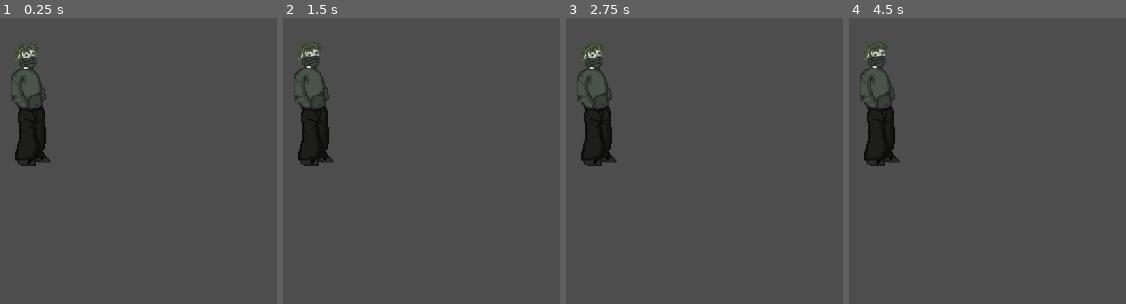
Above: before the commit, frames 1-4 (left to right).
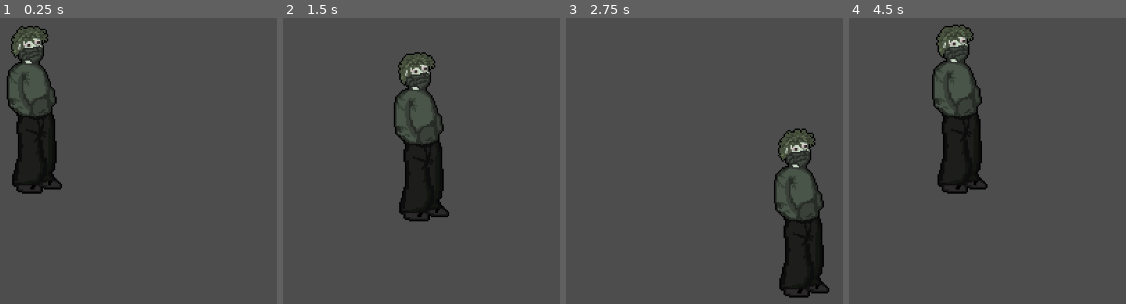
Above: after the commit, the same moments.

Repository: titoCo12/necro-proyecto-riss
Game: Godot game, scene res://scenes/overworld.tscn
The game is run twice, just before and just after one commit, with the same random seed, the same clock (stepped at 60 frames per second) and the same inputs.
Inputs:
- Up to frame 1 (0.25 s): no input
- Up to frame 2 (1.5 s): hold Right (ui_right) 0.53-1.28 s; hold Down (ui_down) from 1.28 s (still down)
- Up to frame 3 (2.75 s): release Down (ui_down) at 2.03 s; hold Right (ui_right) from 2.03 s (still down)
- Up to frame 4 (4.5 s): release Right (ui_right) at 2.78 s; hold Up (ui_up) 2.78-3.53 s; hold Left (ui_left) from 3.53 s (still down)

The runs differ from the first frame. In frame 1, 4.3% of the frame differs, in the area x 2-23%, y 2-62%; in frame 2, 8.5%; in frame 3, 8.5%; in frame 4, 8.6%, in the area x 3-51%, y 2-62%.

Commit message:
se mueve jijijuju

Diff:
--- a/scenes/necro.tscn
+++ b/scenes/necro.tscn
@@ -1,40 +1,149 @@
-[gd_scene load_steps=6 format=3 uid="uid://degryykid6pjq"]
+[gd_scene load_steps=20 format=3 uid="uid://degryykid6pjq"]
 
-[ext_resource type="Texture2D" uid="uid://dcvv2tvxd4ojl" path="res://assets/necro/idle/necro-right-idle-0.png" id="1_krnip"]
-[ext_resource type="Texture2D" uid="uid://bl41tdnci71vy" path="res://assets/necro/idle/necro-right-idle-1.png" id="2_g2cup"]
-[ext_resource type="Texture2D" uid="uid://1ryfd5liw28l" path="res://assets/necro/idle/necro-right-idle-2.png" id="3_sn2tk"]
+[ext_resource type="Script" path="res://scripts/necro.gd" id="1_2bt41"]
+[ext_resource type="Texture2D" uid="uid://612j1777i3aw" path="res://assets/Necro/Sheets/Necro-R-Idle-Sheet-50x130.png" id="2_g2oyl"]
+[ext_resource type="Texture2D" uid="uid://bo4yt0r4t6qfj" path="res://assets/Necro/Sheets/Necro-L-Idle-Sheet-50x130.png" id="2_gehd7"]
+[ext_resource type="Texture2D" uid="uid://bf551u1yaoirw" path="res://assets/Necro/Sheets/Necro-L-Walking-Sheet-55x122.png" id="4_7cds0"]
+[ext_resource type="Texture2D" uid="uid://no5rcovgcotq" path="res://assets/Necro/Sheets/Necro-R-Walking-Sheet-55x122.png" id="5_mrlw1"]
+
+[sub_resource type="AtlasTexture" id="AtlasTexture_fpn7a"]
+atlas = ExtResource("2_gehd7")
+region = Rect2(0, 0, 50, 130)
+
+[sub_resource type="AtlasTexture" id="AtlasTexture_6cg8v"]
+atlas = ExtResource("2_gehd7")
+region = Rect2(50, 0, 50, 130)
+
+[sub_resource type="AtlasTexture" id="AtlasTexture_ip704"]
+atlas = ExtResource("2_gehd7")
+region = Rect2(100, 0, 50, 130)
+
+[sub_resource type="AtlasTexture" id="AtlasTexture_hkpym"]
+atlas = ExtResource("2_gehd7")
+region = Rect2(150, 0, 50, 130)
+
+[sub_resource type="AtlasTexture" id="AtlasTexture_lcx11"]
+atlas = ExtResource("2_g2oyl")
+region = Rect2(0, 0, 50, 130)
+
+[sub_resource type="AtlasTexture" id="AtlasTexture_6vaa2"]
+atlas = ExtResource("2_g2oyl")
+region = Rect2(50, 0, 50, 130)
+
+[sub_resource type="AtlasTexture" id="AtlasTexture_ne7os"]
+atlas = ExtResource("2_g2oyl")
+region = Rect2(100, 0, 50, 130)
+
+[sub_resource type="AtlasTexture" id="AtlasTexture_bqwd0"]
+atlas = ExtResource("2_g2oyl")
+region = Rect2(150, 0, 50, 130)
+
+[sub_resource type="AtlasTexture" id="AtlasTexture_pagwc"]
+atlas = ExtResource("4_7cds0")
+region = Rect2(0, 0, 55, 122)
+
+[sub_resource type="AtlasTexture" id="AtlasTexture_34xb2"]
+atlas = ExtResource("4_7cds0")
+region = Rect2(55, 0, 55, 122)
+
+[sub_resource type="AtlasTexture" id="AtlasTexture_05etm"]
+atlas = ExtResource("5_mrlw1")
+region = Rect2(0, 0, 55, 122)
+
+[sub_resource type="AtlasTexture" id="AtlasTexture_y8q7y"]
+atlas = ExtResource("5_mrlw1")
+region = Rect2(55, 0, 55, 122)
 
 [sub_resource type="SpriteFrames" id="SpriteFrames_klls2"]
 animations = [{
+"frames": [],
+"loop": true,
+"name": &"Idle-D",
+"speed": 5.0
+}, {
 "frames": [{
 "duration": 1.0,
-"texture": ExtResource("1_krnip")
+"texture": SubResource("AtlasTexture_fpn7a")
 }, {
 "duration": 1.0,
-"texture": ExtResource("2_g2cup")
+"texture": SubResource("AtlasTexture_6cg8v")
 }, {
 "duration": 1.0,
-"texture": ExtResource("3_sn2tk")
+"texture": SubResource("AtlasTexture_ip704")
 }, {
 "duration": 1.0,
-"texture": ExtResource("2_g2cup")
+"texture": SubResource("AtlasTexture_hkpym")
 }],
 "loop": true,
-"name": &"idle",
+"name": &"Idle-L",
 "speed": 4.0
+}, {
+"frames": [{
+"duration": 1.0,
+"texture": SubResource("AtlasTexture_lcx11")
+}, {
+"duration": 1.0,
+"texture": SubResource("AtlasTexture_6vaa2")
+}, {
+"duration": 1.0,
+"texture": SubResource("AtlasTexture_ne7os")
+}, {
+"duration": 1.0,
+"texture": SubResource("AtlasTexture_bqwd0")
+}],
+"loop": true,
+"name": &"Idle-R",
+"speed": 4.0
+}, {
+"frames": [],
+"loop": true,
+"name": &"Idle-U",
+"speed": 5.0
+}, {
+"frames": [],
+"loop": true,
+"name": &"Walking-D",
+"speed": 5.0
+}, {
+"frames": [{
+"duration": 1.0,
+"texture": SubResource("AtlasTexture_pagwc")
+}, {
+"duration": 1.0,
+"texture": SubResource("AtlasTexture_34xb2")
+}],
+"loop": true,
+"name": &"Walking-L",
+"speed": 2.0
+}, {
+"frames": [{
+"duration": 1.0,
+"texture": SubResource("AtlasTexture_05etm")
+}, {
+"duration": 1.0,
+"texture": SubResource("AtlasTexture_y8q7y")
+}],
+"loop": true,
+"name": &"Walking-R",
+"speed": 2.0
+}, {
+"frames": [],
+"loop": true,
+"name": &"Walking-U",
+"speed": 5.0
 }]
 
 [sub_resource type="RectangleShape2D" id="RectangleShape2D_sq1rf"]
-size = Vector2(31, 110)
+size = Vector2(30.5, 107)
 
 [node name="necro" type="CharacterBody2D"]
 position = Vector2(608, 322)
+script = ExtResource("1_2bt41")
 
 [node name="AnimatedSprite2D" type="AnimatedSprite2D" parent="."]
 sprite_frames = SubResource("SpriteFrames_klls2")
-animation = &"idle"
-autoplay = "idle"
+animation = &"Walking-U"
+autoplay = "Idle-R"
 
 [node name="CollisionShape2D" type="CollisionShape2D" parent="."]
-position = Vector2(-3, 1)
 shape = SubResource("RectangleShape2D_sq1rf")
--- a/scenes/overworld.tscn
+++ b/scenes/overworld.tscn
@@ -9,4 +9,4 @@
 
 [node name="Camera2D" type="Camera2D" parent="."]
 position = Vector2(287, 158)
-zoom = Vector2(1.5, 1.5)
+zoom = Vector2(2, 2)
--- /dev/null
+++ b/scripts/necro.gd
@@ -0,0 +1,28 @@
+extends CharacterBody2D
+
+var speed = 100
+
+func _physics_process(delta):
+	move_input(delta)
+
+func move_input(delta):
+	if Input.is_action_pressed("ui_right"):
+		velocity.x = speed
+		velocity.y = 0
+
+	elif Input.is_action_pressed("ui_left"):
+		velocity.x = -speed
+		velocity.y = 0
+
+	elif Input.is_action_pressed("ui_down"):
+		velocity.x = 0
+		velocity.y = speed
+
+	elif Input.is_action_pressed("ui_up"):
+		velocity.x = 0
+		velocity.y = -speed
+	else:
+		velocity.x = 0
+		velocity.y = 0
+
+	move_and_slide()
Binary file added: assets/Necro/Sheets/Necro-L-Idle-Sheet-50x130.png
Not shown, changed: assets/Necro/Sheets/Necro-L-Idle-Sheet-50x130.png.import
Binary file added: assets/Necro/Sheets/Necro-L-Walking-Sheet-55x122.png
Not shown, changed: assets/Necro/Sheets/Necro-L-Walking-Sheet-55x122.png.import
Binary file added: assets/Necro/Sheets/Necro-R-Idle-Sheet-50x130.png
Not shown, changed: assets/Necro/Sheets/Necro-R-Idle-Sheet-50x130.png.import
Binary file added: assets/Necro/Sheets/Necro-R-Walking-Sheet-55x122.png
Not shown, changed: assets/Necro/Sheets/Necro-R-Walking-Sheet-55x122.png.import
Binary file removed: assets/necro-left-sheet.png
Not shown, removed: assets/necro-left-sheet.png.import
Binary file removed: assets/necro-right-sheet.png
Binary file removed: assets/necro/idle/necro-right-idle-0.png
(and 2 more such lines)
